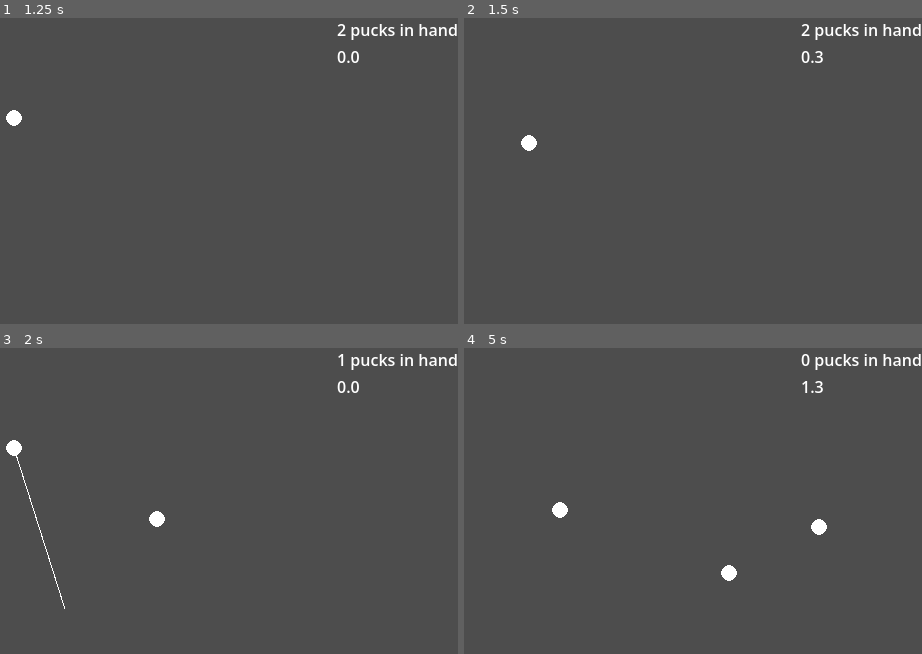
Above: before the commit, frames 1-4 (two rows, left to right).
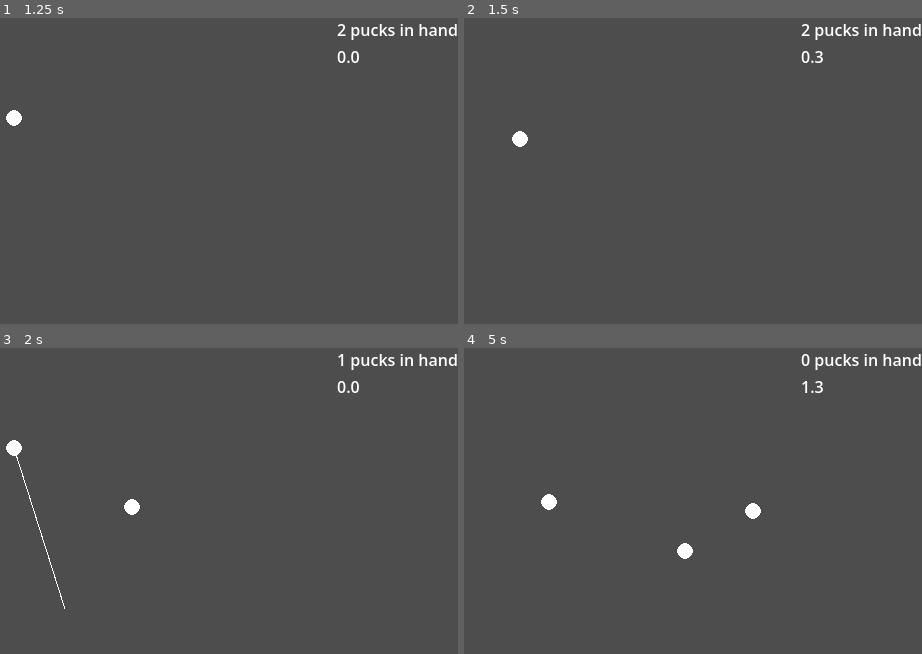
Above: after the commit, the same moments.

Repository: autumn-heights/levelherup-jam-2026
Game: Godot game, scene res://scenes/world.tscn
Two runs of this game, one before a commit and one after it. Both use one fixed random seed, a clock stepped at 60 frames per second and the inputs below.
Inputs (mouse positions are in pixels of both pictures, inside the frame that each line leads up to):
- Up to frame 1 (1.25 s): tap Enter at 0.5 s; move the mouse to (306, 262) at 0.52 s; press the mouse at (306, 262) at 0.53 s
- Up to frame 2 (1.5 s): tap Space at 1.25 s; move the mouse to (541, 317) at 1.27 s; release the mouse at (541, 317) at 1.28 s; click (541, 317) at 1.35 s
- Up to frame 3 (2 s): no input
- Up to frame 4 (5 s): move the mouse to (702, 501) at 2.02 s; press the mouse at (702, 501) at 2.03 s; move the mouse to (outside the picture) at 2.77 s; release the mouse at (outside the picture) at 2.78 s; click (outside the picture) at 2.85 s; move the mouse to (outside the picture) at 3.52 s; press the mouse at (outside the picture) at 3.53 s; move the mouse to (486, 537) at 4.27 s; release the mouse at (486, 537) at 4.28 s; click (486, 537) at 4.35 s

Frame 1 is identical in both runs. In frame 2, 0.2% of the frame differs, in the area x 10-16%, y 36-44%; in frame 3, 0.3%; in frame 4, 0.8%, in the area x 16-80%, y 47-77%.

Commit message:
powerscaling discourse

Diff:
--- a/fill-bucket-golf/scenes/thrower.gd
+++ b/fill-bucket-golf/scenes/thrower.gd
@@ -3,6 +3,10 @@
 const MIN_MOUSE_DIST = 2;
 const MAX_MOUSE_DIST = 500;
 const BAR_OFFSET = 2;
+
+@export var MIN_FORCE = 30;
+@export var MAX_FORCE = 400
+
 
 var current_angle = 0;
 var current_power = 0;
@@ -65,7 +69,7 @@
 			match current_state:
 				ControlState.STATE_SETPOWER:
 					## this is the correct state to recieve this input !! well done
-					shoot_puck.emit(current_angle, current_power)
+					shoot_puck.emit(current_angle, get_scaled_power())
 					current_state = ControlState.STATE_PLAYERWAIT;
 					$MeterSprite.hide();
 					pass
@@ -84,7 +88,8 @@
 func ready_up():
 	current_state = ControlState.STATE_READY;
 	$MeterSprite.show();
-
+func get_scaled_power():
+	return remap(current_power, MIN_MOUSE_DIST, MAX_MOUSE_DIST, MIN_FORCE, MAX_FORCE)
 func report_state_mismatch():
 	printerr("this buttonpress should not be recieved in the state ", state_to_str())
 func state_to_str():
